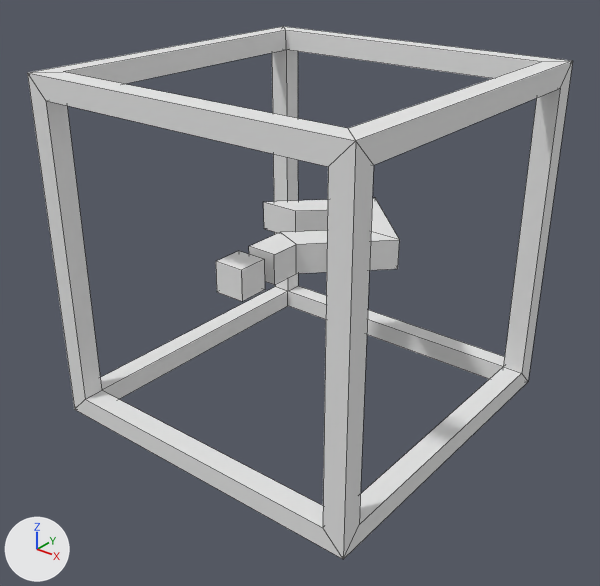
Two versions of the OBJ model working/vres/model/questionmarkCube.obj, one commit apart.
Rendered twice from a camera (50 mm lens) standing at (2.69, -3.44, 1.82) and looking at (0.04, -0.12, -0.24). The axes (+X, +Y, +Z) are drawn at lower left. The lights are the same throughout. Mesh edges are drawn as thin lines. Where no turn or scale is listed for an object, it has been applied to the vertices.
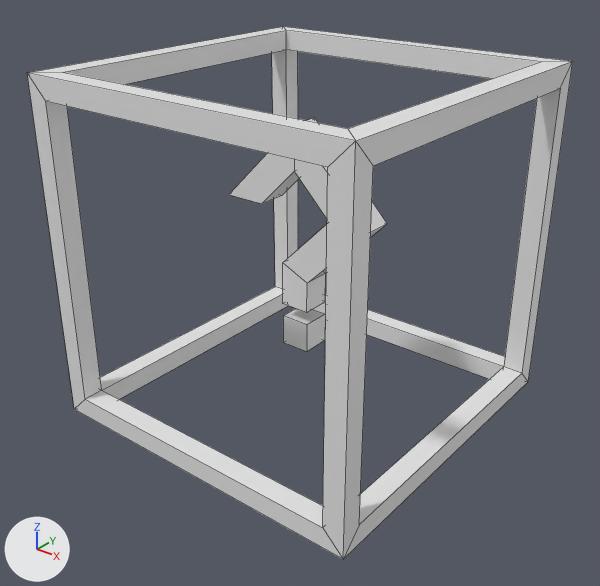
Boxes [x1, y1, x2, y2] around the edits, measured in the pictures (600 x 586 px; the box of a moved part takes in the faces that stretch with it):
```json
{"part": 1, "of": "me_cube_002", "change": "moved or reshaped", "before": [216, 251, 265, 301], "after": [283, 309, 325, 352]}
{"part": 2, "of": "me_cube_002", "change": "added", "after": [229, 118, 387, 312]}
{"part": 3, "of": "me_cube_002", "change": "deleted", "before": [249, 198, 399, 285]}
```

Scene script edits in JSON lines:
```json
{"block": "me_cube_002", "where": "me_cube_002.from_pydata(...)  # 68 vertices, 72 faces; spans x -1.0..1.0, y -1.0..1.0, z -1.0..1.0"}
{"block": "me_cube_002", "where": "# used by ob_cube_002; location = (0.0, 0.0, 0.0)"}
{"op": "remove", "block": "me_cube_002", "code": "me_cube_002.materials.append(mat_material)  # white #e7e7e7"}
{"op": "remove", "block": "me_cube_002", "code": "me_cube_002.materials.append(mat_material_002)  # white #e7e7e7"}
{"block": "me_cube_002", "change": "me_cube_002 part 1: the loose piece of 8 vertices spanning x -0.12..0.06, y -0.63..-0.45, z -0.09..0.09 is moved by (0.0, 0.54, -0.54)"}
{"block": "me_cube_002", "change": "me_cube_002 part 2: a new loose piece of 20 vertices spanning x -0.52..0.46, y -0.09..0.09, z -0.37..0.71"}
{"block": "me_cube_002", "change": "me_cube_002 part 3: the loose piece of 20 vertices spanning x -0.52..0.46, y -0.37..0.71, z -0.09..0.09 is deleted"}
```
